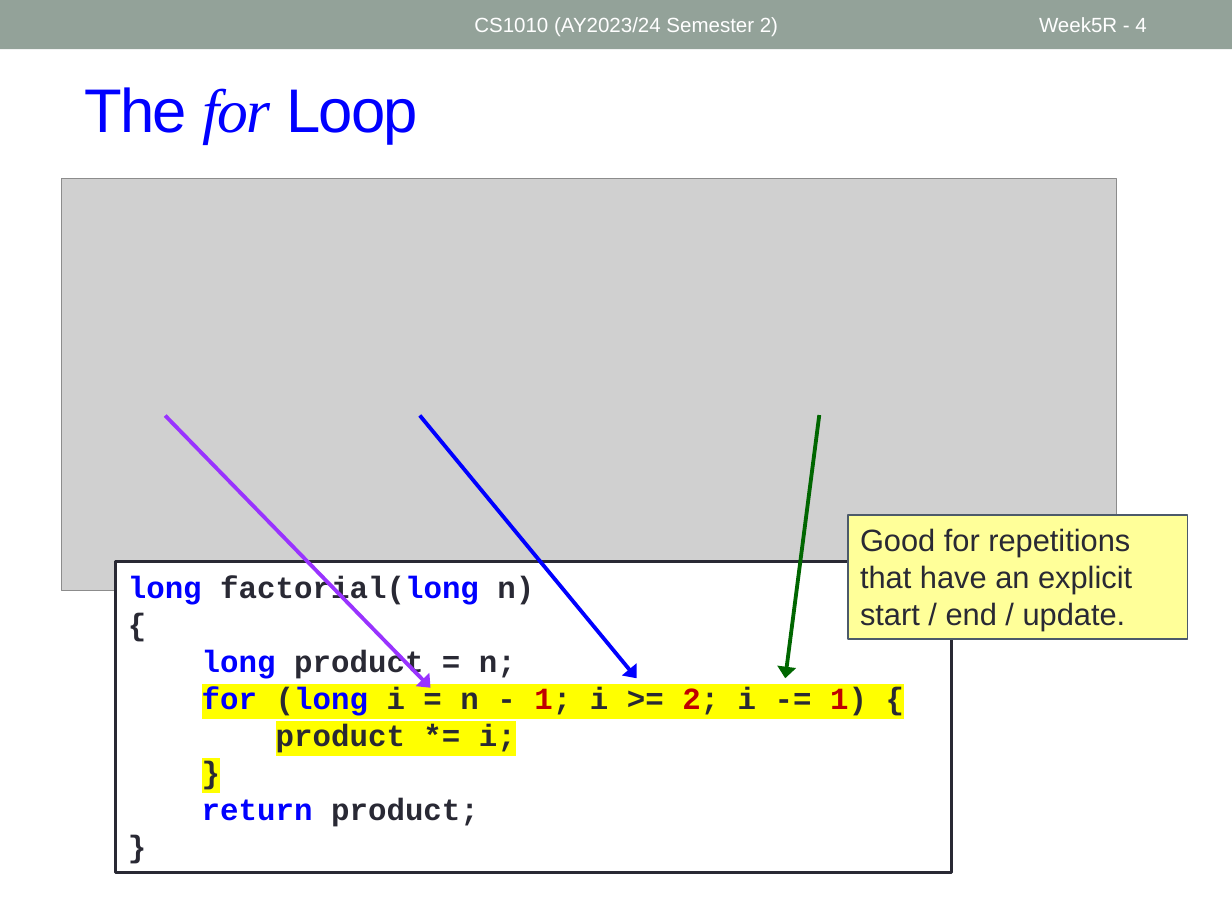
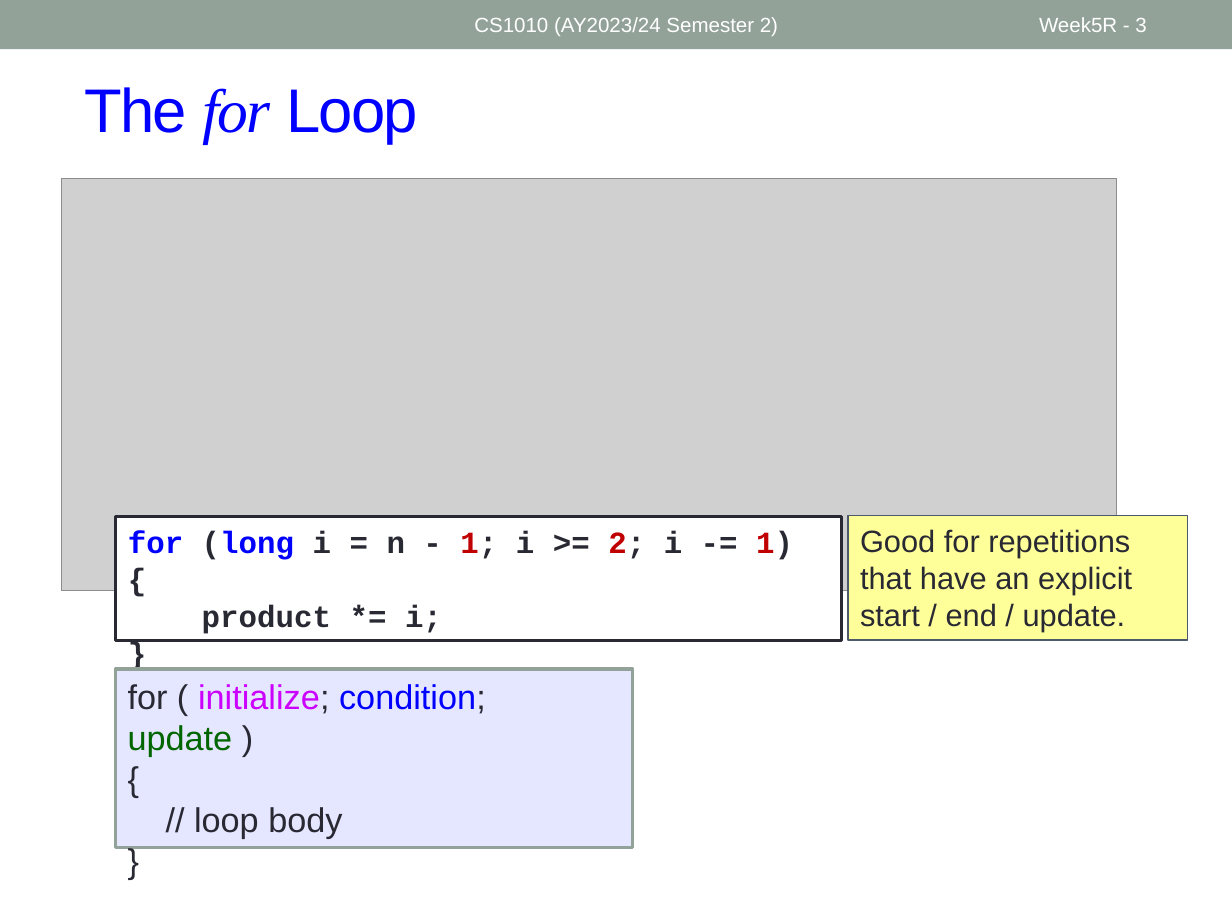
Before and after one commit to nus-cs1010-2425-s2/website, a slide deck: slide 3 of slides/Week5_Recap.pptx (slide 4 before the commit). Drawn at 1232x924 pixels with LibreOffice and Linux fonts; fonts in the diff are those of the drawing; grey boxes stand for pictures. Boxes give left, top, right and bottom in pixels: in the first picture for what was removed or moved away, otherwise in the second. Text is boxed around its words. In the diff, an @@ line names an element or a change of style, - is before the commit and + after.

```diff
--- a/slides/Week5_Recap.pptx
+++ b/slides/Week5_Recap.pptx
@@ page number at bbox=[1039, 17, 1146, 32]: text changed @@
-Week5R - 4
+Week5R - 3
@@ arrow removed from (166, 416) to (430, 687) @@
@@ arrow removed from (421, 416) to (637, 679) @@
@@ arrow removed from (819, 416) to (785, 679) @@
@@ rectangle "for (long i = n ...": place and size @@
-rectangle "for (long i = n ..." at bbox=[116, 562, 952, 872]
+rectangle "for (long i = n ..." at bbox=[116, 516, 841, 641]
@@ rectangle "for (long i = n ..." at bbox=[116, 516, 841, 641]: highlight #FFFF00 to none @@
@@ text in rectangle at bbox=[128, 576, 534, 681]: paragraphs removed @@
-long factorial(long n)
-{
-long product = n;
@@ rectangle added at bbox=[116, 669, 633, 848], fill #E5E6FF, outline #93A299 2.08 pt, 20 pt, text #292934 @@
+for ( initialize; condition; update )
+{
+// loop body
+}
@@ text in rectangle at bbox=[202, 798, 479, 827]: paragraphs removed @@
-return product;
-}
```
Also in this commit, not shown: 4 other slides changed, 3 slides added, 5 other files.
